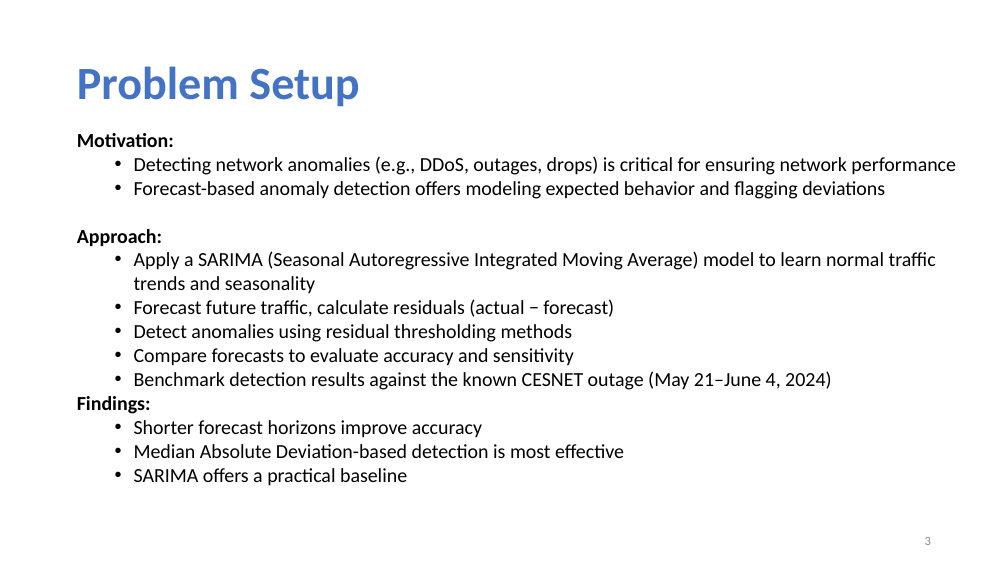
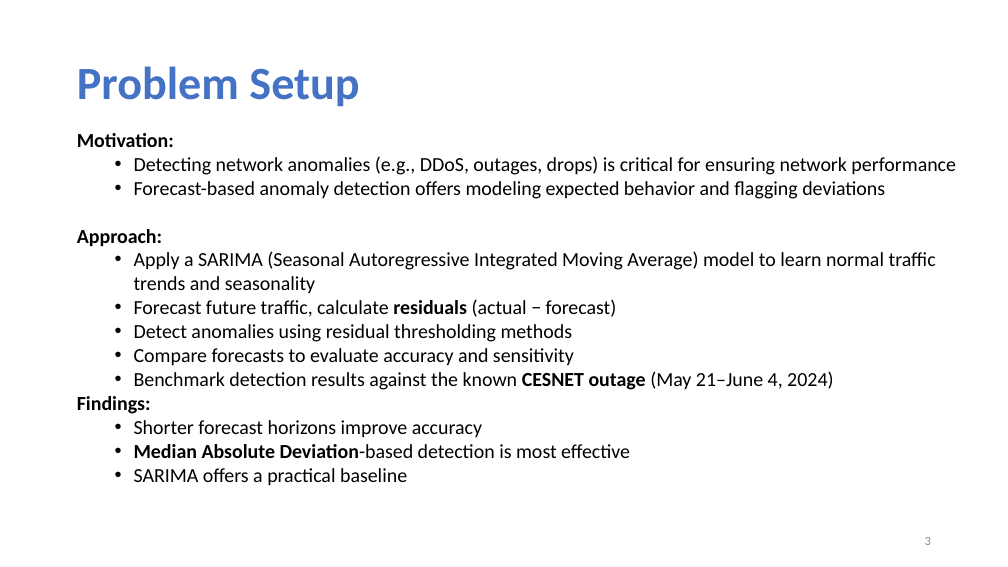
Before and after one commit to tanjilaahmed2/cesnet-anomaly-detection, a slide deck: slide 3 of LBNL Panel Interview_Tanjila.pptm. Drawn at 1008x567 pixels with LibreOffice and Linux fonts; fonts in the diff are those of the drawing. Boxes give left, top, right and bottom in pixels: in the first picture for what was removed or moved away, otherwise in the second. Text is boxed around its words. In the diff, an @@ line names an element or a change of style, - is before the commit and + after.

```diff
--- a/LBNL Panel Interview_Tanjila.pptm
+++ b/LBNL Panel Interview_Tanjila.pptm
@@ text at [134,299,833,458]: bold on in "residuals", "CESNET outage", "Median Absolute Deviation-based" @@
```
Also in this commit, not shown: 22 other slides changed, 7 slides removed.
